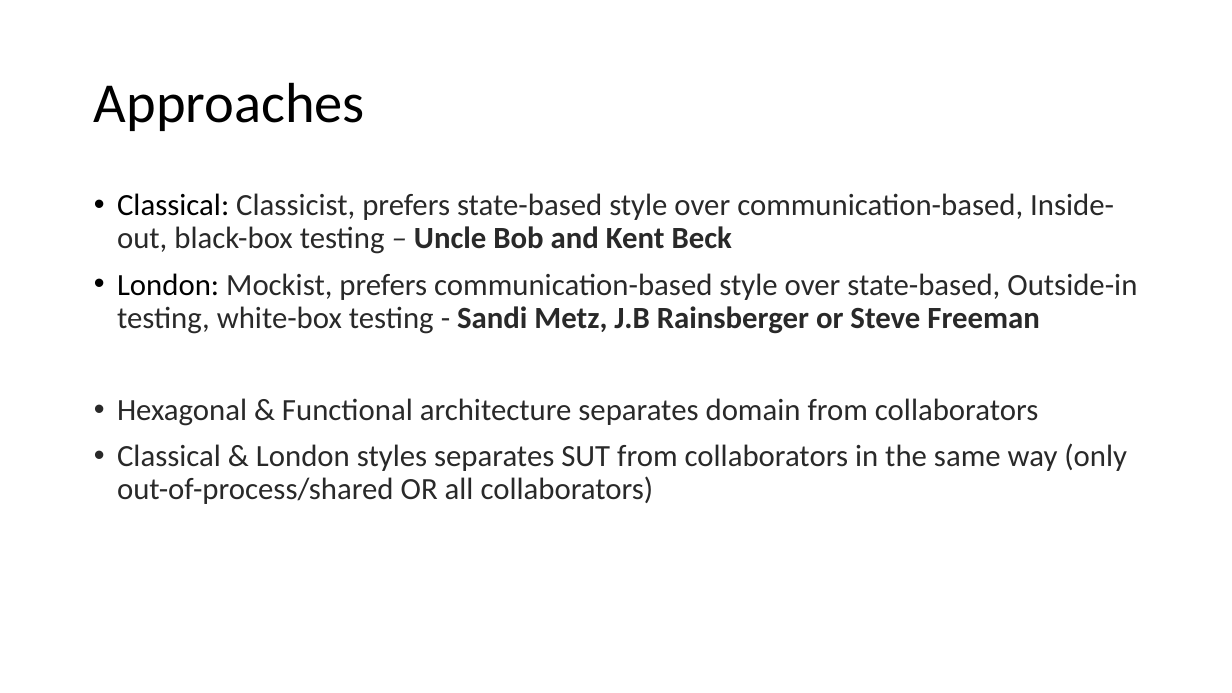
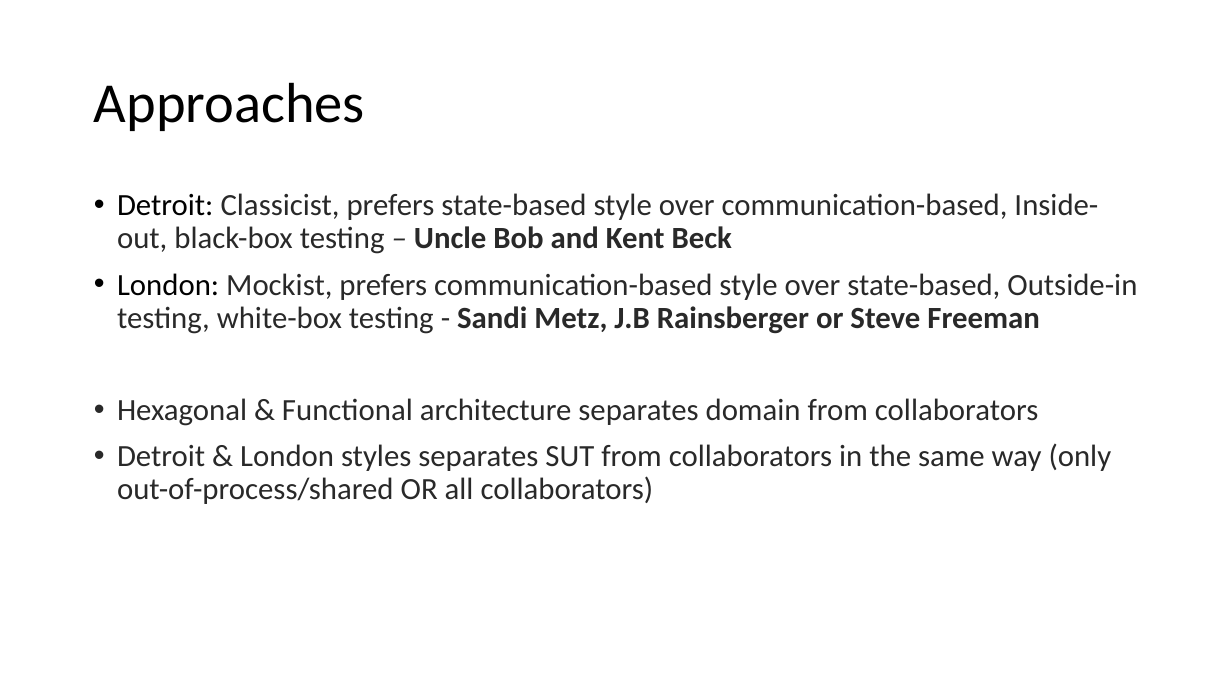
Before and after one commit to magicmanam/slides, a slide deck: slide 87 of automation-testing/unit-testing.pptx. Drawn at 1232x693 pixels with LibreOffice and Linux fonts; fonts in the diff are those of the drawing. Boxes give left, top, right and bottom in pixels: in the first picture for what was removed or moved away, otherwise in the second. Text is boxed around its words. In the diff, an @@ line names an element or a change of style, - is before the commit and + after.

Commit message:
Updates unit testing slides

```diff
--- a/automation-testing/unit-testing.pptx
+++ b/automation-testing/unit-testing.pptx
@@ text at [117,193,1098,254]: text changed @@
-• Classical: Classicist, prefers state-based style over communication-based, Inside-out, black-box testing – Uncle Bob and Kent Beck
+• Detroit: Classicist, prefers state-based style over communication-based, Inside-out, black-box testing – Uncle Bob and Kent Beck
@@ text at [117,443,1112,504]: text changed @@
-• Classical & London styles separates SUT from collaborators in the same way (only out-of-process/shared OR all collaborators)
+• Detroit & London styles separates SUT from collaborators in the same way (only out-of-process/shared OR all collaborators)
```
Also in this commit, not shown: 29 other slides changed.
